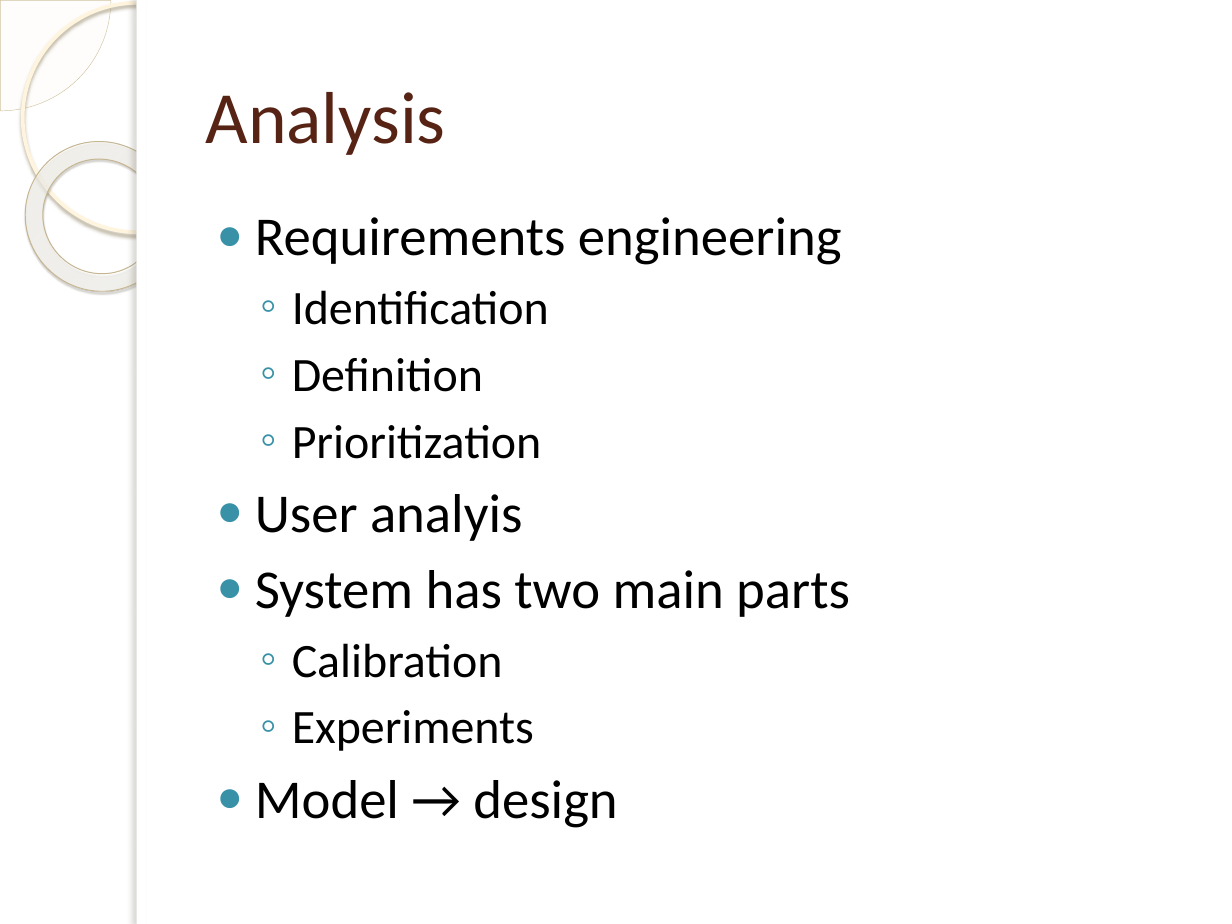
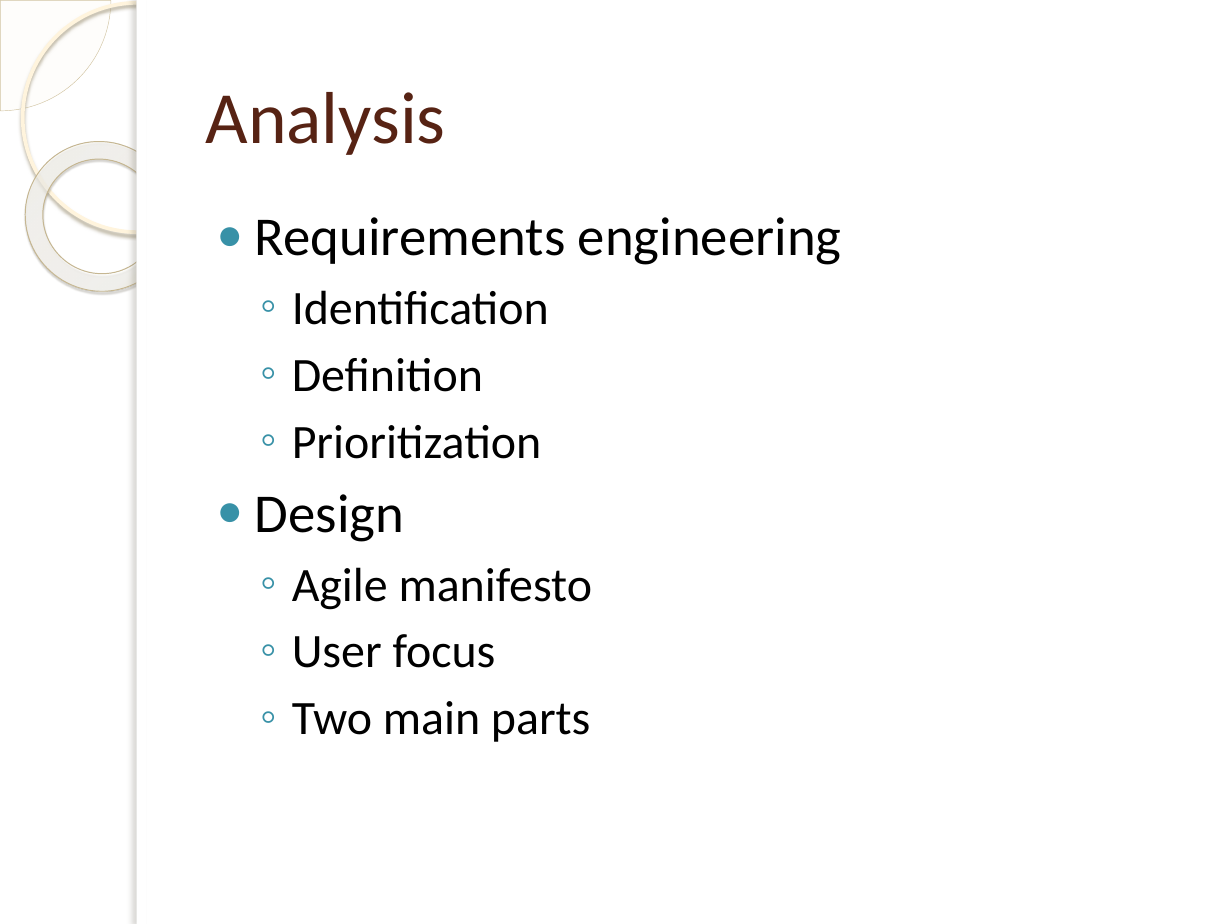
Before and after one commit to jakelamotta/master_thesis, a slide deck: slide 6 of presentations/presentation_1.pptx. Drawn at 1232x924 pixels with LibreOffice and Linux fonts; fonts in the diff are those of the drawing; background and template pictures are left out. Boxes give left, top, right and bottom in pixels: in the first picture for what was removed or moved away, otherwise in the second. Text is boxed around its words. In the diff, an @@ line names an element or a change of style, - is before the commit and + after.

```diff
--- a/presentations/presentation_1.pptx
+++ b/presentations/presentation_1.pptx
@@ text at <box>255,494,593,742</box>: text changed; size 32 to 28 pt @@
-● User analyis
-● System has two main parts
-  ◦ Calibration
-  ◦ Experiments
-● Model → design
+● Design
+  ◦ Agile manifesto
+  ◦ User focus
+  ◦ Two main parts
```
Also in this commit, not shown: 3 other slides changed, 2 slides added, 2 slides removed.
